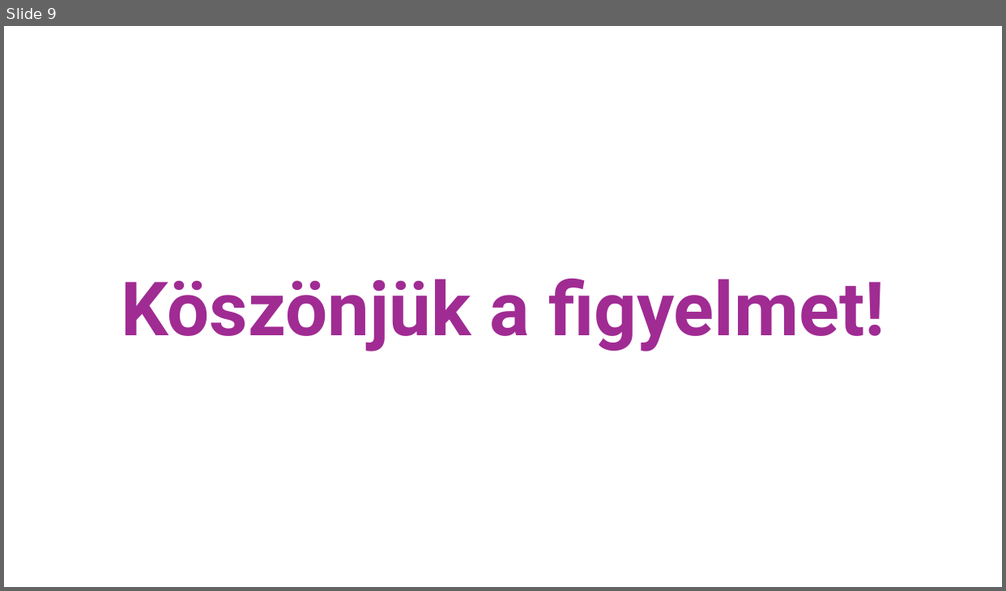
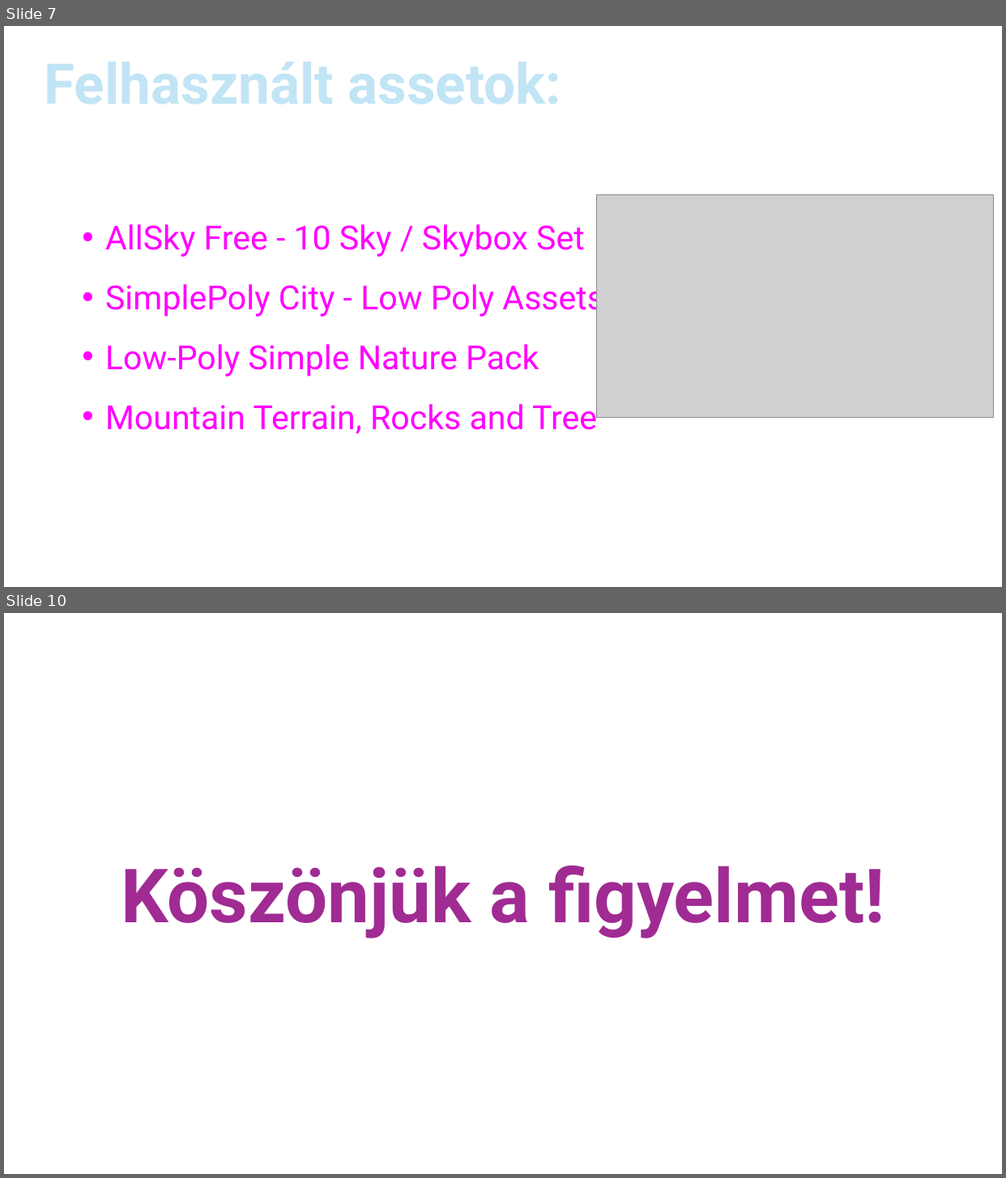
Before and after one commit to Z0lcs/SPACE-DUCK, a slide deck: PPT/Workshop_jan.pptx. Shown one above the other, each under a label of ours: slide 9 before the commit, slides 7 and 10 after it; the slides between them are not shown. The pictures are 1006x591 and 1006x1178 pixels, drawn with LibreOffice and Linux fonts; fonts in the diff are those of the drawing; grey boxes stand for pictures; background and template pictures are left out. Boxes give left, top, right and bottom in pixels: in the first picture for what was removed or moved away, otherwise in the second. Text is boxed around its words. In the diff, an @@ line names an element or a change of style, - is before the commit and + after.

```diff
--- a/PPT/Workshop_jan.pptx
+++ b/PPT/Workshop_jan.pptx
@@ slide 7 added at box(4, 26, 1002, 587), background picture (left out) @@
@@ text added at box(30, 44, 576, 120), 54 pt, text pattern #156082 on #C1E5F5, bold @@
+Felhasznált assetok:
@@ picture added at box(596, 195, 993, 418) @@
@@ text added at box(105, 224, 604, 434), 32 pt, text #FF00FF @@
+• AllSky Free - 10 Sky / Skybox Set
+• SimplePoly City - Low Poly Assets
+• Low-Poly Simple Nature Pack
+• Mountain Terrain, Rocks and Tree
@@ what was slide 9 is now slide 10 @@
```
Also in this commit, not shown: 5 slides changed.
